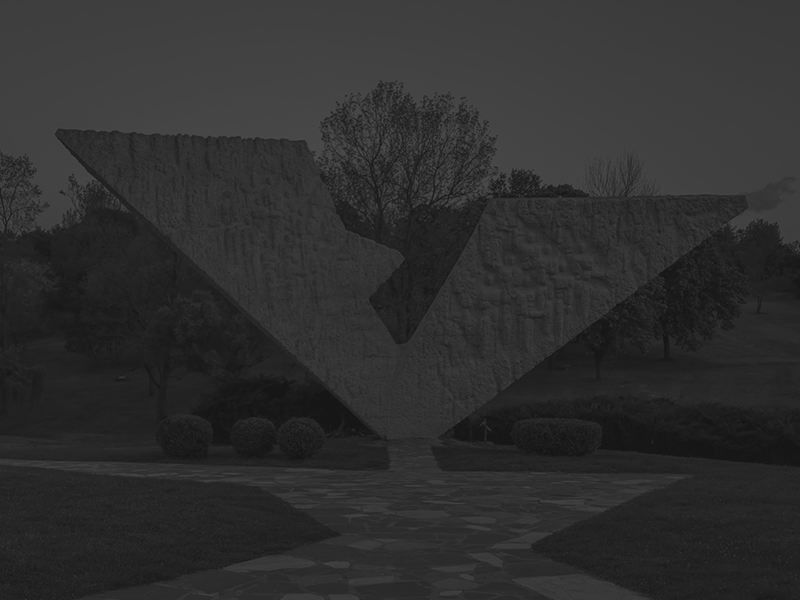
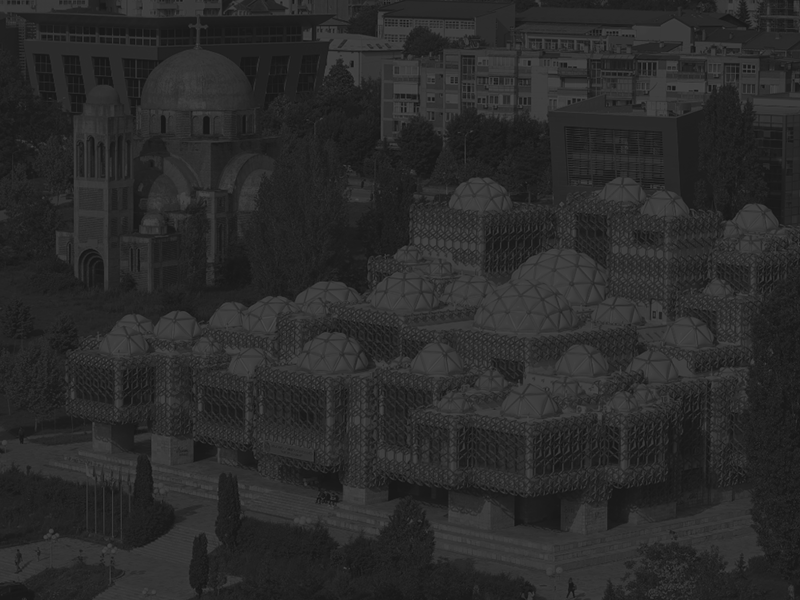
Comparing the layer stacks of the two 800×600 images. Changes:
renamed "IMG_1780" to "Screenshot 2024-05-16 at 22.50.50", painted on it over box(0, 0, 800, 600)
